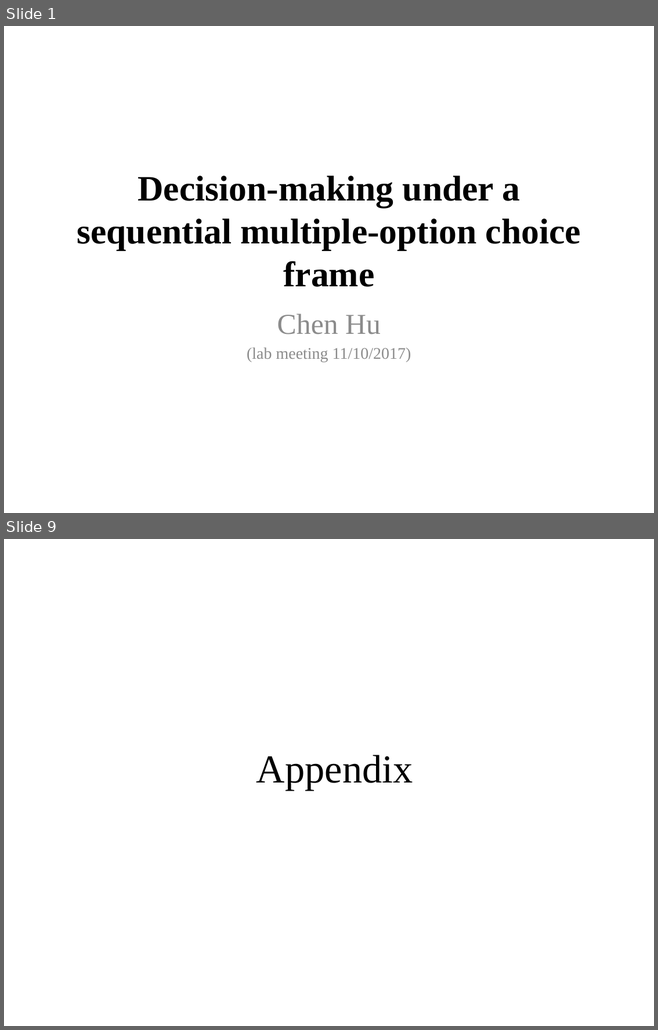
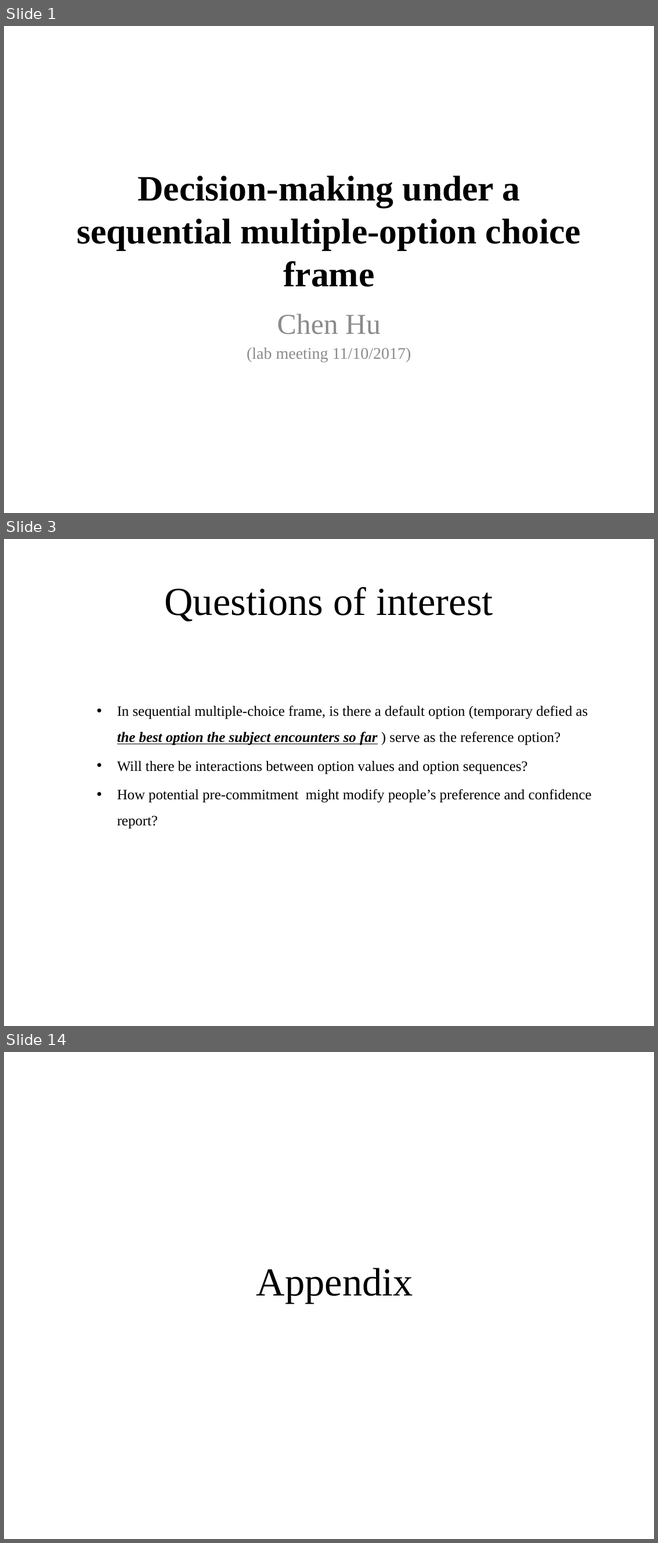
Before and after one commit to imemoof/-sdm, a slide deck: Lab_meeting1110.pptx. Shown one above the other, each under a label of ours: slides 1 and 9 before the commit, slides 1, 3 and 14 after it; the slides between them are not shown. The pictures are 658x1030 and 658x1543 pixels, drawn with LibreOffice and Linux fonts; fonts in the diff are those of the drawing. Boxes give left, top, right and bottom in pixels: in the first picture for what was removed or moved away, otherwise in the second. Text is boxed around its words. In the diff, an @@ line names an element or a change of style, - is before the commit and + after.

```diff
--- a/Lab_meeting1110.pptx
+++ b/Lab_meeting1110.pptx
@@ slide 3 added at [4,539,654,1026], background #FFFFFF @@
@@ title added at [165,587,492,621], 44 pt, text #000000 @@
+Questions of interest
@@ text added at [117,705,592,829], 16 pt, text #000000 @@
+  • In sequential multiple-choice frame, is there a default option (temporary defied as the best option the subject encounters so far ) serve as the reference option?
+  • Will there be interactions between option values and option sequences?
+  • How potential pre-commitment might modify people’s preference and confidence report?
@@ what was slide 9 is now slide 14 @@
```
Also in this commit, not shown: 4 slides changed, 7 other slides added, 2 slides removed, 36 other files.
